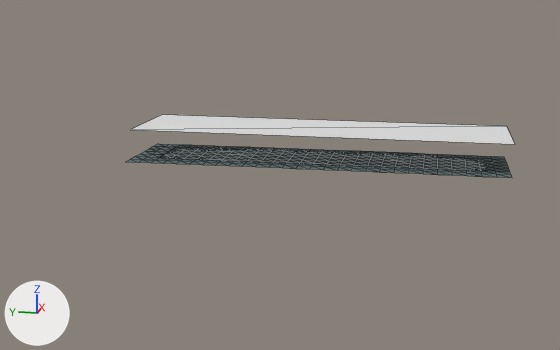
An edit to the glTF model eloria-assets/maps/continent-v2/ringholm/client/chunks/15_13/world.glb, drawn before and after from the same camera.
Both versions are drawn from a 50 mm lens placed at (399.9, -319.1, 21.0), pointed at (500.2, -299.0, -4.1). The lights are fixed; the arrows at lower left show +X, +Y and +Z. The older version comes first. Mesh edges are drawn as thin lines. Where no turn or scale is listed for an object, it has been applied to the vertices. Vertices at exactly the same position are counted once.

The scene before the commit, as lines of its bpy script (objects in view):
```python
me_authoredground_ringholmbase_ringholm_15_13 = bpy.data.meshes.new('AuthoredGround_ringholmBase_ringholm_15_13')
me_authoredground_ringholmbase_ringholm_15_13.from_pydata(...)  # 231 vertices, 385 faces; spans x 3217.0..3231.0, y -7171.0..-7115.0, z -4.9..-4.7
me_authoredground_ringholmbase_ringholm_15_13.materials.append(mat_authored_ringholmbase)
me_terrain_ringholm_15_13 = bpy.data.meshes.new('Terrain_ringholm_15_13')
me_terrain_ringholm_15_13.from_pydata(...)  # 232 vertices, 392 faces; spans x 3217.0..3231.0, y -7171.0..-7115.0, z -4.9..-4.7
me_terrain_ringholm_15_13.materials.append(mat_continental_ground)
me_water_ringholm_15_13 = bpy.data.meshes.new('Water_ringholm_15_13')
me_water_ringholm_15_13.from_pydata([(3231.0, -7171.0, 0.0), (3231.0, -7116.0, 0.0), (3217.0, -7116.0, 0.0), (3217.0, -7171.0, 0.0)], [], [(0, 1, 2), (2, 3, 0)])
me_water_ringholm_15_13.materials.append(mat_water_sea)  # its picture is missing
ob_authoredground_ringholmbase_ringholm_15_13 = bpy.data.objects.new('AuthoredGround_ringholmBase_ringholm_15_13', me_authoredground_ringholmbase_ringholm_15_13)
ob_authoredground_ringholmbase_ringholm_15_13.location = (-2710.0, 6841.0, 0.0)
ob_terrain_ringholm_15_13 = bpy.data.objects.new('Terrain_ringholm_15_13', me_terrain_ringholm_15_13)
ob_terrain_ringholm_15_13.location = (-2710.0, 6841.0, 0.0)
ob_water_ringholm_15_13 = bpy.data.objects.new('Water_ringholm_15_13', me_water_ringholm_15_13)
ob_water_ringholm_15_13.location = (-2710.0, 6841.0, 0.0)
```
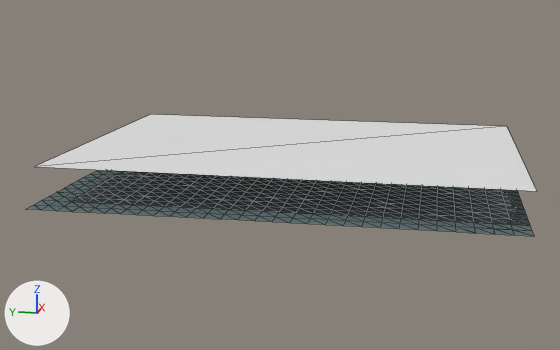
What changed in the scene script:
```text
Change me_terrain_ringholm_15_13:
    used by ob_terrain_ringholm_15_13; location = (-2710.0, 6841.0, 0.0)
    remove me_terrain_ringholm_15_13.from_pydata(...)  # 232 vertices, 392 faces; spans x 3217.0..3231.0, y -7171.0..-7115.0, z -4.9..-4.7
    add me_terrain_ringholm_15_13.from_pydata(...)  # 630 vertices, 1160 faces; spans x 3191.0..3231.0, y -7171.0..-7113.0, z -5.0..-4.6
    me_terrain_ringholm_15_13 part 1: 398 vertices added at x 3191.0..3231.0, y -7171.0..-7113.0, z -5.0..-4.6
Change me_water_ringholm_15_13:
    used by ob_water_ringholm_15_13; location = (-2710.0, 6841.0, 0.0)
    remove me_water_ringholm_15_13.from_pydata(...)  # 4 vertices, 2 faces; spans x 3217.0..3231.0, y -7171.0..-7116.0, z 0.0
    add me_water_ringholm_15_13.from_pydata(...)  # 4 vertices, 2 faces; spans x 3192.0..3231.0, y -7171.0..-7114.0, z 0.0
    me_water_ringholm_15_13 part 2
    me_water_ringholm_15_13.vertices[1].co: (3231.0, -7116.0, 0.0) -> (3231.0, -7114.0, 0.0)  # pixel (162, 114) -> pixel (150, 114)
    me_water_ringholm_15_13.vertices[2].co: (3217.0, -7116.0, 0.0) -> (3192.0, -7114.0, 0.0)  # pixel (130, 129) -> pixel (34, 166)
    me_water_ringholm_15_13.vertices[3].co: (3217.0, -7171.0, 0.0) -> (3192.0, -7171.0, 0.0)  # pixel (514, 144) -> pixel (536, 191)
Change me_authoredground_ringholmbase_ringholm_15_13:
    used by ob_authoredground_ringholmbase_ringholm_15_13; location = (-2710.0, 6841.0, 0.0)
    remove me_authoredground_ringholmbase_ringholm_15_13.from_pydata(...)  # 231 vertices, 385 faces; spans x 3217.0..3231.0, y -7171.0..-7115.0, z -4.9..-4.7
    add me_authoredground_ringholmbase_ringholm_15_13.from_pydata(...)  # 629 vertices, 1112 faces; spans x 3191.0..3231.0, y -7171.0..-7113.0, z -5.0..-4.6
    me_authoredground_ringholmbase_ringholm_15_13 part 3: 398 vertices added at x 3191.0..3231.0, y -7171.0..-7113.0, z -5.0..-4.6
```

What differs and where, as boxes (x1, y1, x2, y2) in the pictures (560 x 350 px):
'Water_ringholm_15_13', reshaped (31% wider, 160% taller)
    before: (131, 115, 515, 144)
    after: (35, 114, 537, 191)
'AuthoredGround_ringholmBase_ringholm_15_13', reshaped
    before: (132, 144, 512, 178)
    after: (35, 170, 534, 236)
'Terrain_ringholm_15_13', reshaped
    before: (126, 144, 506, 178)
    after: (27, 170, 532, 236)
part 1 of me_terrain_ringholm_15_13, added
    after: (27, 170, 532, 236)
part 3 of me_authoredground_ringholmbase_ringholm_15_13, added
    after: (35, 170, 534, 236)
